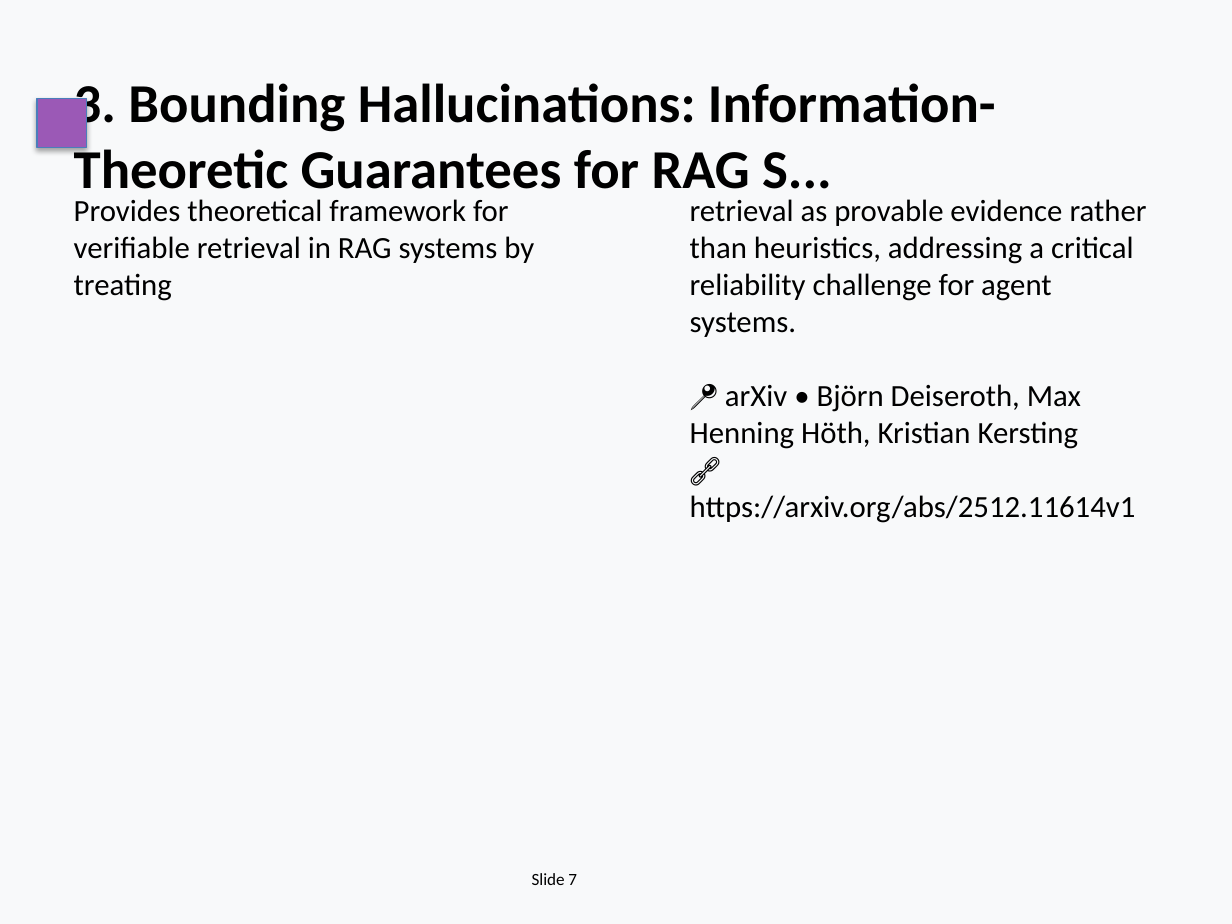
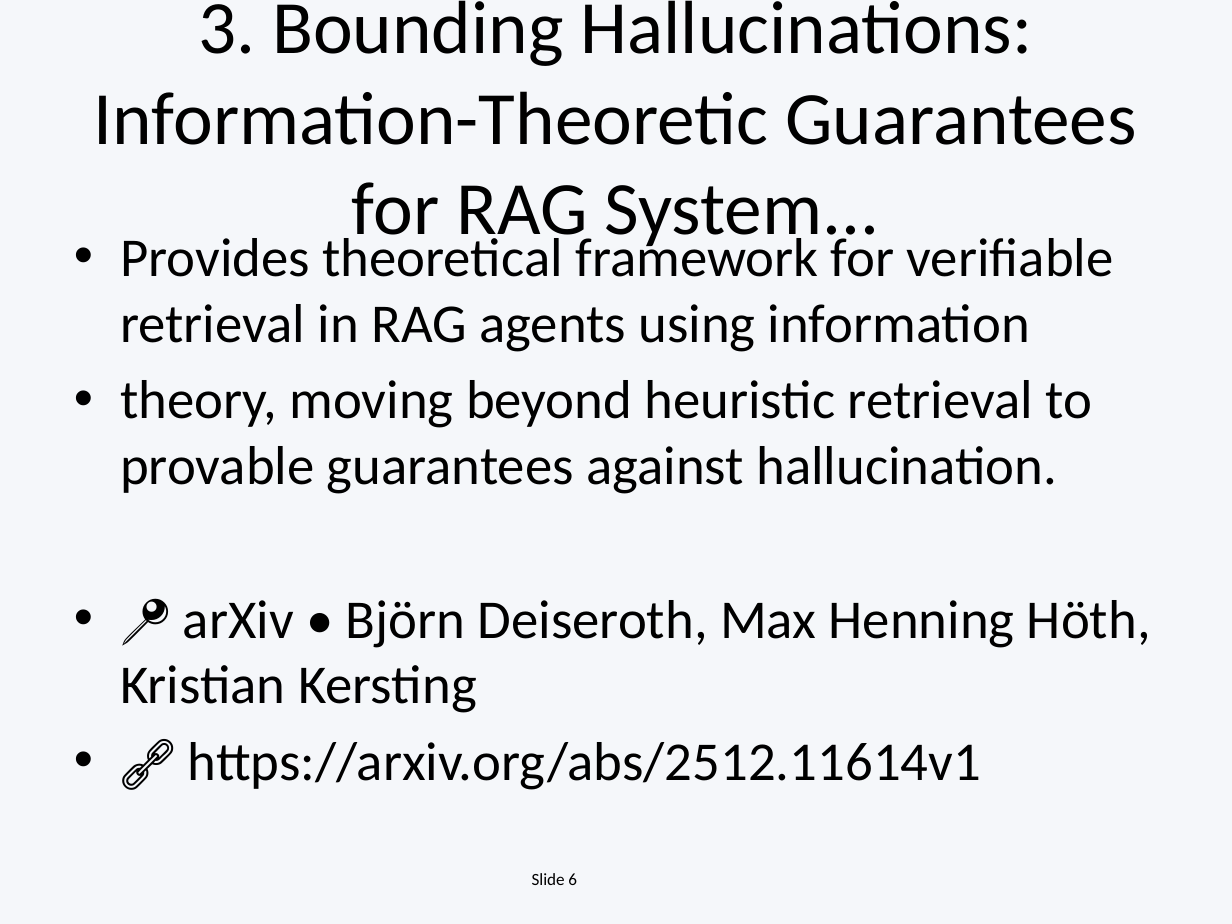
Before and after one commit to EiriniOr/ai-weekly-digest, a slide deck: slide 6 of AI_Weekly_2025-12-15.pptx (slide 7 before the commit). Drawn at 1232x924 pixels with LibreOffice and Linux fonts; fonts in the diff are those of the drawing. Boxes give left, top, right and bottom in pixels: in the first picture for what was removed or moved away, otherwise in the second. Text is boxed around its words. In the diff, an @@ line names an element or a change of style, - is before the commit and + after.

```diff
--- a/AI_Weekly_2025-12-15.pptx
+++ b/AI_Weekly_2025-12-15.pptx
@@ background #F8F9FA to #F5F7FA @@
@@ title "3. Bounding Hallucinations: Information-Theoretic Guarantees ..." at (94,0,1136,252): vertical alignment top to middle @@
@@ title at (94,0,1136,252): text changed; size 32 to 44 pt; bold off @@
-3. Bounding Hallucinations: Information-Theoretic Guarantees for RAG S...
+3. Bounding Hallucinations: Information-Theoretic Guarantees for RAG System...
@@ rectangle removed at (37,99,86,148) @@
@@ text removed at (74,199,534,301) @@
-Provides theoretical framework for verifiable retrieval in RAG systems by treating
@@ text removed at (690,199,1147,523) @@
-retrieval as provable evidence rather than heuristics, addressing a critical
-reliability challenge for agent systems.
-📍 arXiv • Björn Deiseroth, Max Henning Höth, Kristian Kersting
-🔗 https://arxiv.org/abs/2512.11614v1
@@ text added at (120,230,1151,790), 32 pt, text #000000 @@
+• Provides theoretical framework for verifiable retrieval in RAG agents using information
+• theory, moving beyond heuristic retrieval to provable guarantees against hallucination.
+• 📍 arXiv • Björn Deiseroth, Max Henning Höth, Kristian Kersting
+• 🔗 https://arxiv.org/abs/2512.11614v1
@@ text at (532,873,577,885): text changed @@
-Slide 7
+Slide 6
```
Also in this commit, not shown: 17 other slides changed, 7 slides added, 9 slides removed, 1 other file.
